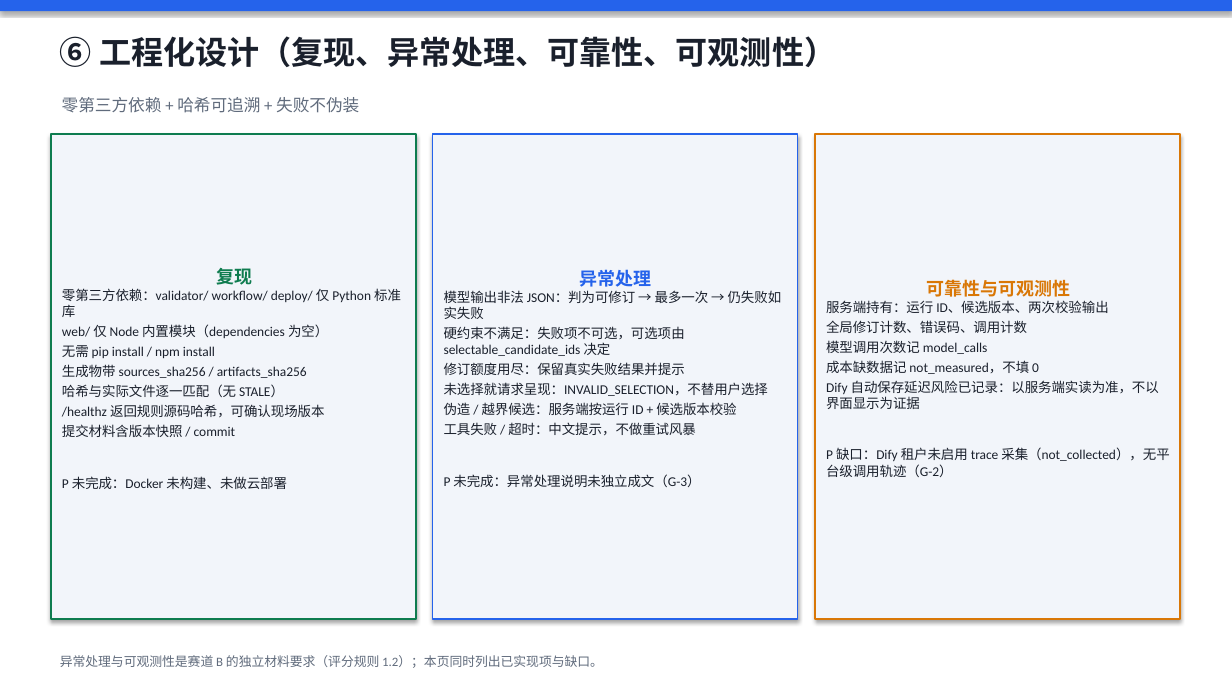
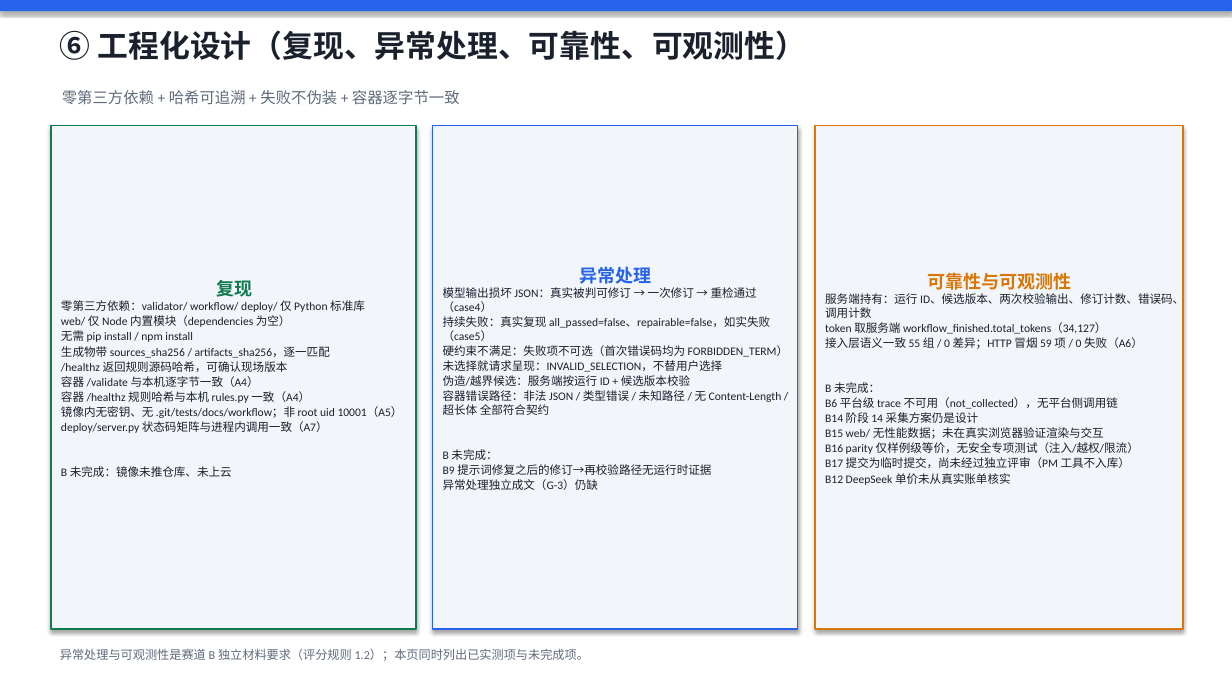
Before and after one commit to sunnyyang0822-stack/GiftWise-AI, a slide deck: slide 6 of docs/competition/答辩PPT-GiftWise.pptx. Drawn at 1232x693 pixels with LibreOffice and Linux fonts; fonts in the diff are those of the drawing. Boxes give left, top, right and bottom in pixels: in the first picture for what was removed or moved away, otherwise in the second. Text is boxed around its words. In the diff, an @@ line names an element or a change of style, - is before the commit and + after.

Commit message:
快照：#9 发布线在途改动（答辩 PPT / 架构图 / 材料清单 / 演示脚本）

```diff
--- a/docs/competition/答辩PPT-GiftWise.pptx
+++ b/docs/competition/答辩PPT-GiftWise.pptx
@@ text "⑥ 工程化设计（复现、异常处理、可靠性、可观测性）" at <box>60,30,806,60</box>: size 25 to 24 pt @@
@@ text at <box>62,90,460,104</box>: text changed; size 13 to 12 pt @@
-零第三方依赖 + 哈希可追溯 + 失败不伪装
+零第三方依赖 + 哈希可追溯 + 失败不伪装 + 容器逐字节一致
@@ rectangle "复现": place and size @@
-rectangle "复现" at <box>51,134,416,619</box>
+rectangle "复现" at <box>51,126,416,629</box>
@@ rectangle "异常处理": place and size @@
-rectangle "异常处理" at <box>433,134,798,619</box>
+rectangle "异常处理" at <box>433,126,798,629</box>
@@ rectangle "可靠性与可观测性": place and size @@
-rectangle "可靠性与可观测性" at <box>815,134,1180,619</box>
+rectangle "可靠性与可观测性" at <box>815,126,1183,629</box>
@@ text in rectangle at <box>443,287,788,357</box>: text changed; size 10.5 to 9 pt @@
-模型输出非法 JSON：判为可修订 → 最多一次 → 仍失败如实失败
-硬约束不满足：失败项不可选，可选项由 selectable_candidate_ids 决定
-修订额度用尽：保留真实失败结果并提示
+模型输出损坏 JSON：真实被判可修订 → 一次修订 → 重检通过（case4）
+持续失败：真实复现 all_passed=false、repairable=false，如实失败（case5）
+硬约束不满足：失败项不可选（首次错误码均为 FORBIDDEN_TERM）
@@ text in rectangle at <box>825,293,1184,485</box>: text changed; size 10.5 to 9 pt @@
-服务端持有：运行 ID、候选版本、两次校验输出
-全局修订计数、错误码、调用计数
-模型调用次数记 model_calls
-成本缺数据记 not_measured，不填 0
-Dify 自动保存延迟风险已记录：以服务端实读为准，不以界面显示为证据
-P 缺口：Dify 租户未启用 trace 采集（not_collected），无平台级调用轨迹（G-2）
+服务端持有：运行 ID、候选版本、两次校验输出、修订计数、错误码、调用计数
+token 取服务端 workflow_finished.total_tokens（34,127）
+接入层语义一致 55 组 / 0 差异；HTTP 冒烟 59 项 / 0 失败（A6）
+B 未完成：
+B6 平台级 trace 不可用（not_collected），无平台侧调用链
+B14 阶段 14 采集方案仍是设计
+B15 web/ 无性能数据；未在真实浏览器验证渲染与交互
+B16 parity 仅样例级等价，无安全专项测试（注入/越权/限流）
+B17 提交为临时提交，尚未经过独立评审（PM 工具不入库）
+B12 DeepSeek 单价未从真实账单核实
@@ text in rectangle at <box>61,300,365,372</box>: size 10.5 to 9 pt in "零第三方依赖：validator/ workflow/ deploy/ 仅 Python 标准库", "web/ 仅 Node 内置模块（dependencies 为空）", "无需 pip install / npm install", "/healthz 返回规则源码哈希，可确认现场版本"; less space between paragraphs @@
@@ text in rectangle at <box>61,346,330,358</box>: text changed; size 10.5 to 9 pt @@
-生成物带 sources_sha256 / artifacts_sha256
-哈希与实际文件逐一匹配（无 STALE）
+生成物带 sources_sha256 / artifacts_sha256，逐一匹配
@@ text in rectangle at <box>61,376,403,477</box>: text changed; size 10.5 to 9 pt @@
-提交材料含版本快照 / commit
-P 未完成：Docker 未构建、未做云部署
+容器 /validate 与本机逐字节一致（A4）
+容器 /healthz 规则哈希与本机 rules.py 一致（A4）
+镜像内无密钥、无 .git/tests/docs/workflow；非 root uid 10001（A5）
+deploy/server.py 状态码矩阵与进程内调用一致（A7）
+B 未完成：镜像未推仓库、未上云
@@ text in rectangle at <box>443,375,782,490</box>: text changed; size 10.5 to 9 pt @@
-伪造 / 越界候选：服务端按运行 ID + 候选版本校验
-工具失败 / 超时：中文提示，不做重试风暴
-P 未完成：异常处理说明未独立成文（G-3）
+伪造/越界候选：服务端按运行 ID + 候选版本校验
+容器错误路径：非法 JSON / 类型错误 / 未知路径 / 无 Content-Length / 超长体 全部符合契约
+B 未完成：
+B9 提示词修复之后的修订→再校验路径无运行时证据
+异常处理独立成文（G-3）仍缺
@@ text in rectangle at <box>443,360,723,372</box>: size 10.5 to 9 pt in "未选择就请求呈现：INVALID_SELECTION，不替用户选择"; less space between paragraphs @@
@@ text at <box>60,649,589,661</box>: text changed; size 10 to 9.5 pt @@
-异常处理与可观测性是赛道 B 的独立材料要求（评分规则 1.2）；本页同时列出已实现项与缺口。
+异常处理与可观测性是赛道 B 独立材料要求（评分规则 1.2）；本页同时列出已实测项与未完成项。
```
Also in this commit, not shown: 5 other slides changed, 2 slides added, 2 slides removed, 4 other files.
